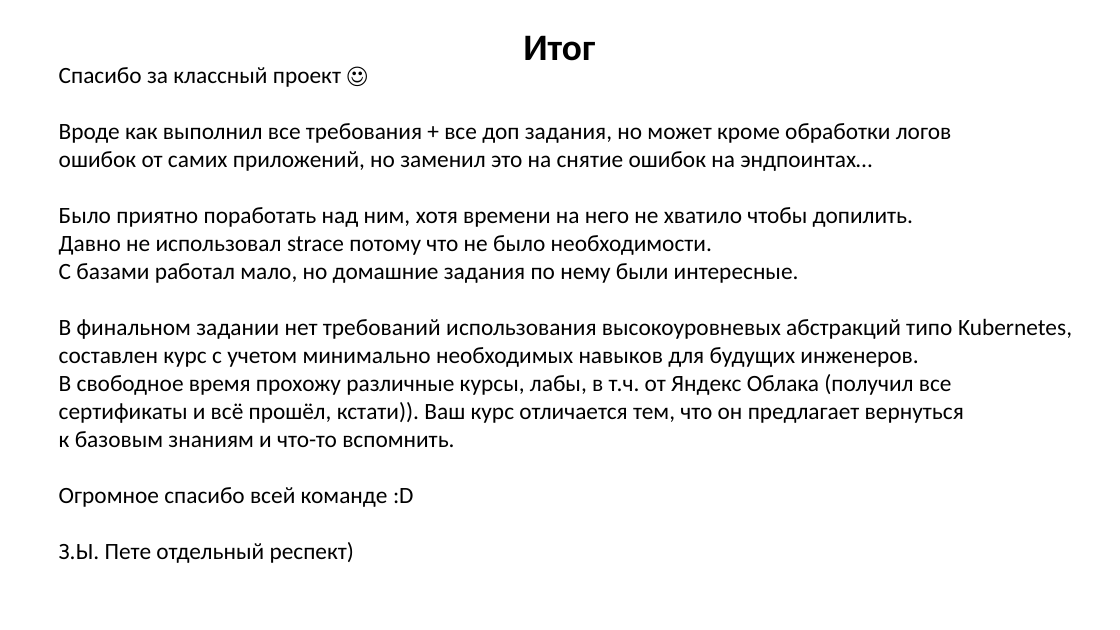
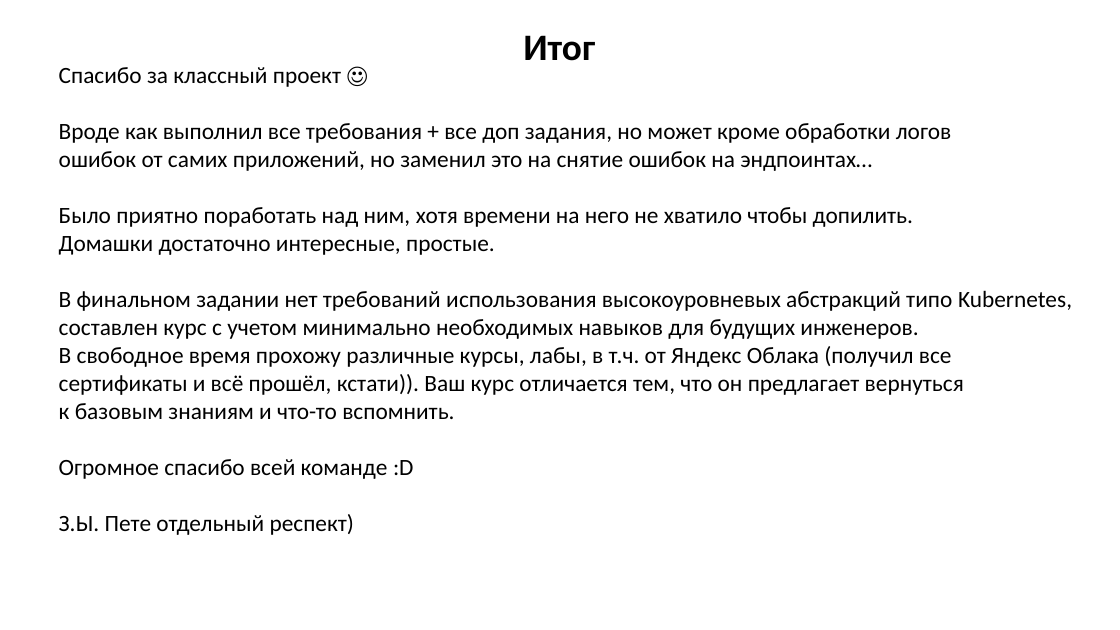
Before and after one commit to runalsh/yandex-young-devops-training, a slide deck: slide 24 of presentation.pptx. Drawn at 1120x630 pixels with LibreOffice and Linux fonts; fonts in the diff are those of the drawing. Boxes give left, top, right and bottom in pixels: in the first picture for what was removed or moved away, otherwise in the second. Text is boxed around its words. In the diff, an @@ line names an element or a change of style, - is before the commit and + after.

```diff
--- a/presentation.pptx
+++ b/presentation.pptx
@@ text at (x1=59, y1=236, x2=495, y2=255): text changed @@
-Давно не использовал strace потому что не было необходимости.
-С базами работал мало, но домашние задания по нему были интересные.
+Домашки достаточно интересные, простые.
```
